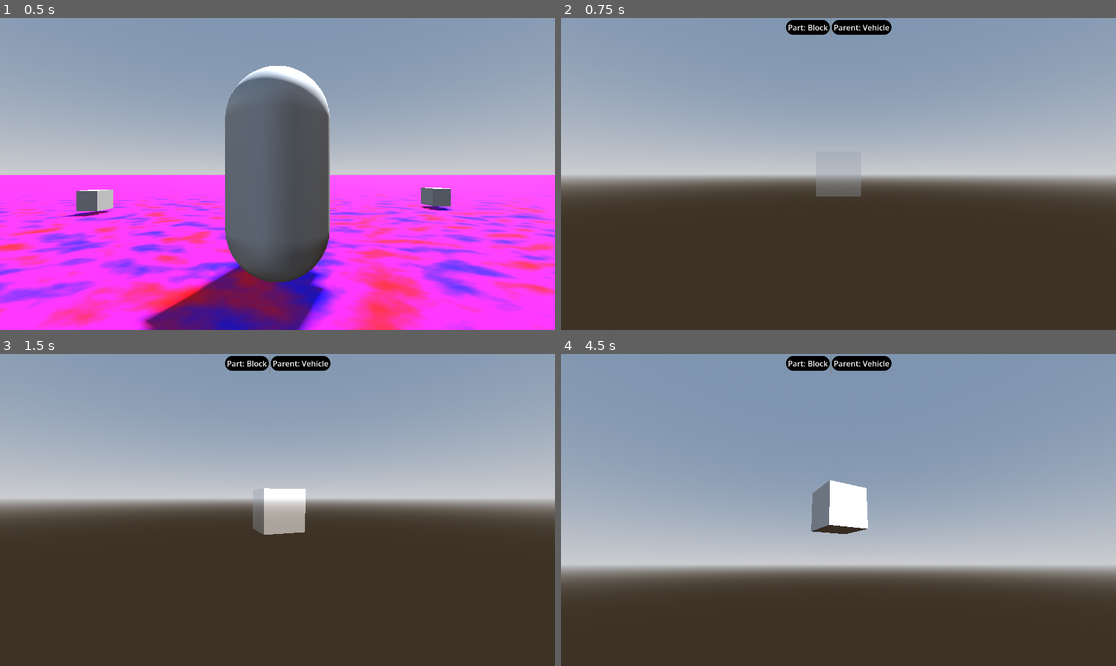
Above: before the commit, frames 1-4 (two rows, left to right).
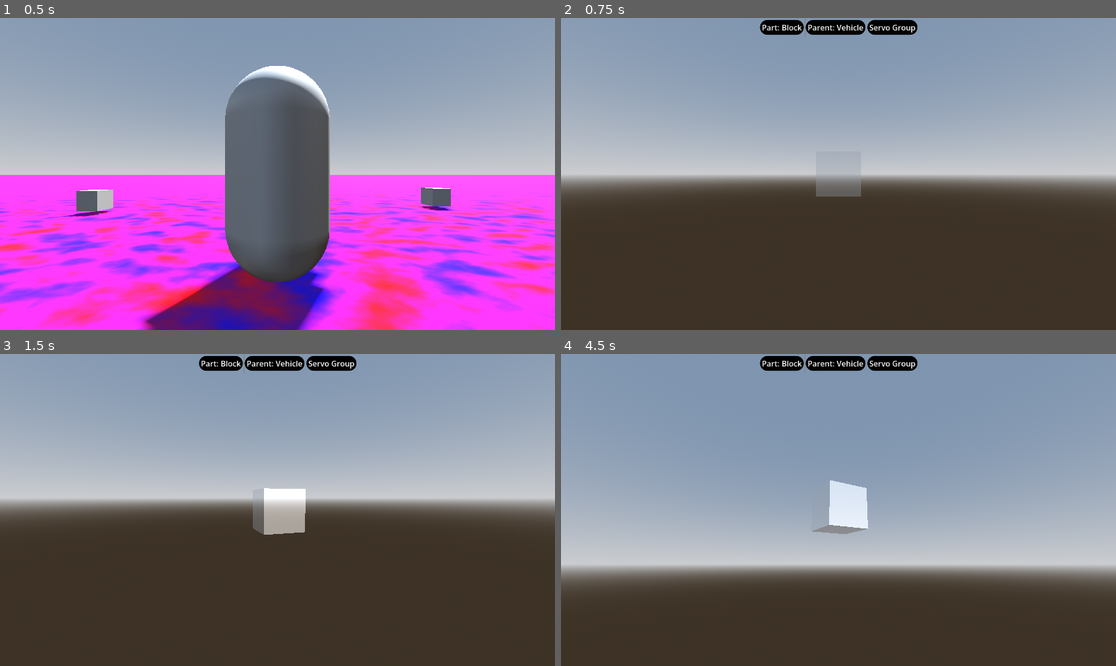
Above: after the commit, the same moments.

Repository: Jagdoggo/Trash-Mtash
Game: Godot game, scene res://node_3d.tscn
Two runs of this game, one before a commit and one after it. Both use one fixed random seed, a clock stepped at 60 frames per second and the inputs below.
Inputs (mouse positions are in pixels of both pictures, inside the frame that each line leads up to):
- Up to frame 1 (0.5 s): no input
- Up to frame 2 (0.75 s): move the mouse to (866, 174) at 0.52 s; hold W (forward) from 0.53 s (still down); tap B (build) at 0.6 s
- Up to frame 3 (1.5 s): keep holding W (forward); tap Space (jump) at 0.77 s; tap Y (delete part) at 0.8, 1.35 s; tap Enter at 1.25 s; move the mouse to (249, 510) at 1.27 s
- Up to frame 4 (4.5 s): keep holding W (forward); tap Space (jump) at 1.52, 3.02, 3.77 s; tap U (set parent) at 1.55, 2.1, 3.8 s; tap N (reset parent) at 2, 3.5, 4.25 s; move the mouse to (849, 503) at 2.02 s; tap B (build) at 2.3, 2.85 s; move the mouse to (832, 516) at 2.77 s; tap Y (delete part) at 3.05, 4.35 s; move the mouse to (877, 513) at 3.52 s; tap F (build part) at 3.6 s; move the mouse to (794, 506) at 4.27 s

Frame 1 is identical in both runs. In frame 2, 0.8% of the frame differs, in the area x 35-65%, y 0-7%; in frame 3, 0.8%; in frame 4, 2.1%, in the area x 35-65%, y 0-58%.

Commit message:
Refactor nearby-node actions; add UI Servo Group
Replace inline child-iteration with a reusable check_nearby_nodes(callback) approach and wire delete/set_parent/rotate actions to it. Add rotate_node and set_parent helpers; make delete recursive (removes child subtrees and cleans vehicle parent lists). Exclude SpringArm3D from proximity checks. Minor cleanup of comments. Update builder.tscn UI: add a VSeparator and a centered "Servo Group" label and set alignments for the Parent label.

Diff:
--- a/builder.gd
+++ b/builder.gd
@@ -47,8 +47,7 @@
 		if Input.is_action_just_pressed("cycle block right"):
 			current_block_index += 1
 		if Input.is_action_just_pressed("delete part"):
-			var testfunc : Callable = Callable(self,"test")
-			check_nearby_nodes(testfunc)
+			check_nearby_nodes(delete)
 			#for child in vehicle.get_children():
 				#if preview.position.distance_squared_to(child.position) < 0.25:
 					#if child.get_parent() != $Vehicle:
@@ -57,17 +56,11 @@
 						#$Vehicle.reparented_parts.remove_at(index)
 					#child.queue_free()
 		if Input.is_action_just_pressed("set parent"):
-			for child in vehicle.get_children():
-				if preview.position.distance_squared_to(child.position) < 0.25 and child is Servo:
-					current_parent = child.rotation_point
+			check_nearby_nodes(set_parent)
 		var y = int(Input.is_action_just_pressed("rotate +y")) - int(Input.is_action_just_pressed("rotate -y"))
 		var x = int(Input.is_action_just_pressed("rotate +x")) - int(Input.is_action_just_pressed("rotate -x"))
 		var z = int(Input.is_action_just_pressed("rotate +z")) - int(Input.is_action_just_pressed("rotate -z"))
-		for child in vehicle.get_children():
-			if preview.position.distance_squared_to(child.position) < 0.25:
-				child.rotate_y(y * 1.5708)
-				child.rotate_x(x * 1.5708)
-				child.rotate_z(z * 1.5708)
+		check_nearby_nodes(rotate_node,[x,y,z])
 		if Input.is_action_just_pressed("reset parent"):
 			current_parent = $Vehicle
 		if not current_parent:
@@ -99,7 +92,18 @@
 			if current_block_index == 4:
 				vehicle.seat = part
 
+func rotate_node(node : Node3D,x : int, y : int, z : int):
+	node.rotate_y(y * 1.5708)
+	node.rotate_x(x * 1.5708)
+	node.rotate_z(z * 1.5708)
+
+func set_parent(node : Node3D):
+	if node is Servo:
+		current_parent = node.rotation_point
+
 func delete(node : Node3D):
+	for child in node.get_children(true):
+		delete(child)
 	if node.get_parent() != vehicle:
 		vehicle.parented_parts.erase(node)
 		vehicle.reparented_parts.erase(node)
@@ -108,16 +112,13 @@
 func test(node : Node3D):
 	print(node.name)
 
-## Starts the recursive distance check on all children of the "Vehicle" node.
 func check_nearby_nodes(callback: Callable, extra_args: Array = []) -> void:
 	var preview_pos: Vector3 = preview.position
 	for child in vehicle.get_children():
 		_process_node_recursive(child, preview_pos, callback, extra_args)
 
-
-## Internal recursive function to check positions and execute the callback
 func _process_node_recursive(current_node: Node, preview_pos: Vector3, callback: Callable, extra_args: Array) -> void:
-	if preview_pos.distance_squared_to(current_node.position) <= 0.25:
+	if preview_pos.distance_squared_to(current_node.position) <= 0.25 and not current_node is SpringArm3D:
 		var full_args: Array = [current_node]
 		full_args.append_array(extra_args)
 		callback.callv(full_args)
--- a/builder.tscn
+++ b/builder.tscn
@@ -101,3 +101,15 @@
 layout_mode = 2
 theme_override_styles/normal = SubResource("StyleBoxFlat_3uvuy")
 text = "Parent"
+horizontal_alignment = 1
+vertical_alignment = 1
+
+[node name="VSeparator2" type="VSeparator" parent="UI/HBoxContainer" unique_id=209809236]
+layout_mode = 2
+
+[node name="Servo Group" type="Label" parent="UI/HBoxContainer" unique_id=818291337]
+layout_mode = 2
+theme_override_styles/normal = SubResource("StyleBoxFlat_3uvuy")
+text = "Servo Group"
+horizontal_alignment = 1
+vertical_alignment = 1
